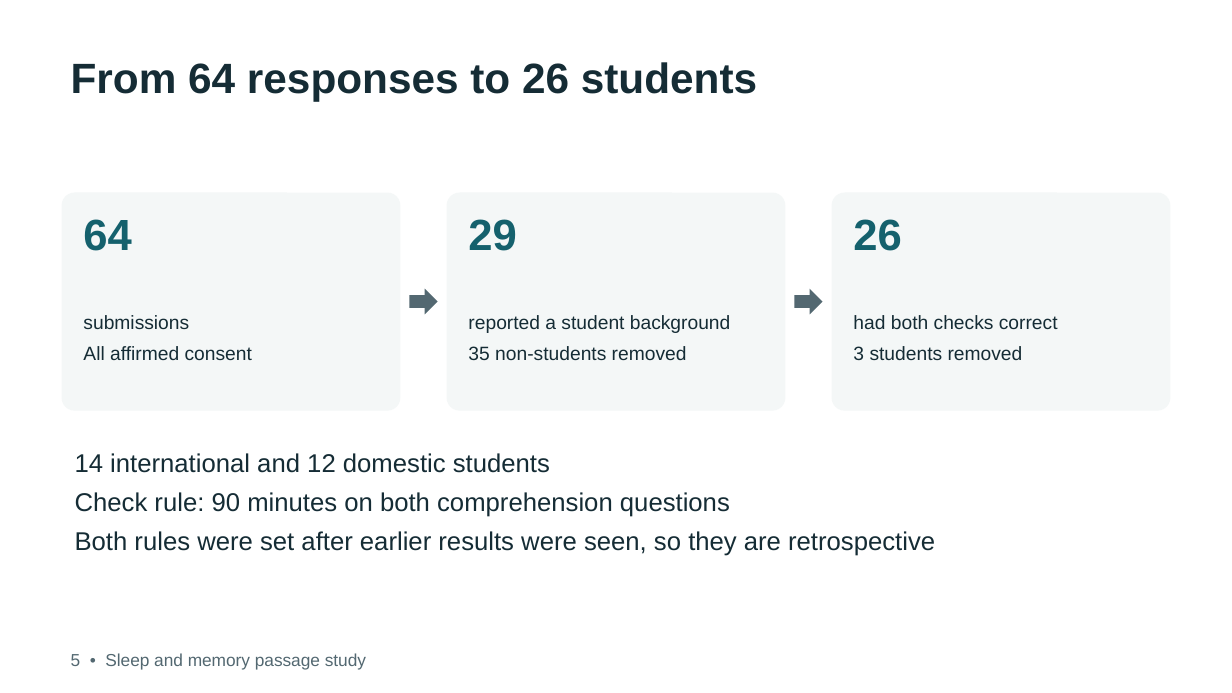
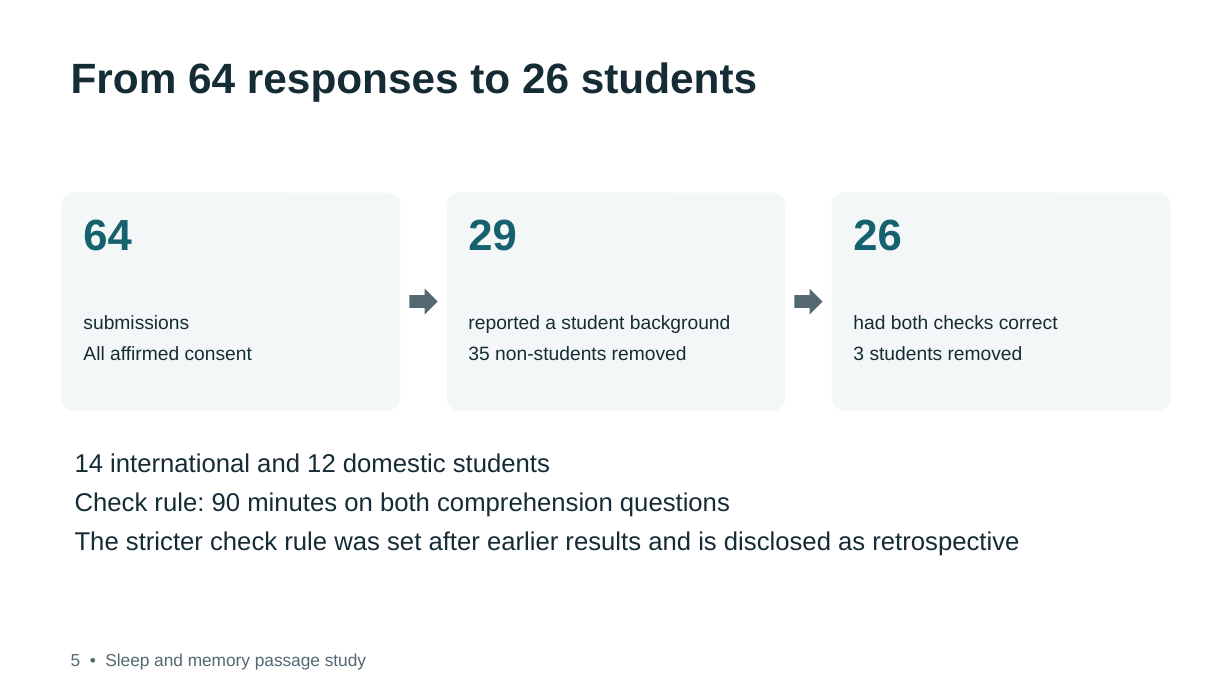
Before and after one commit to debshreechowdhury/sleep-memory-passage-study, a slide deck: slide 2 of presentation/data_quality.pptx. Drawn at 1232x693 pixels with LibreOffice and Linux fonts; fonts in the diff are those of the drawing. Boxes give left, top, right and bottom in pixels: in the first picture for what was removed or moved away, otherwise in the second. Text is boxed around its words. In the diff, an @@ line names an element or a change of style, - is before the commit and + after.

```diff
--- a/presentation/data_quality.pptx
+++ b/presentation/data_quality.pptx
@@ text at (x1=75, y1=531, x2=1019, y2=556): text changed @@
-Both rules were set after earlier results were seen, so they are retrospective
+The stricter check rule was set after earlier results and is disclosed as retrospective
```
Also in this commit, not shown: 5 other slides changed, 51 other files.
